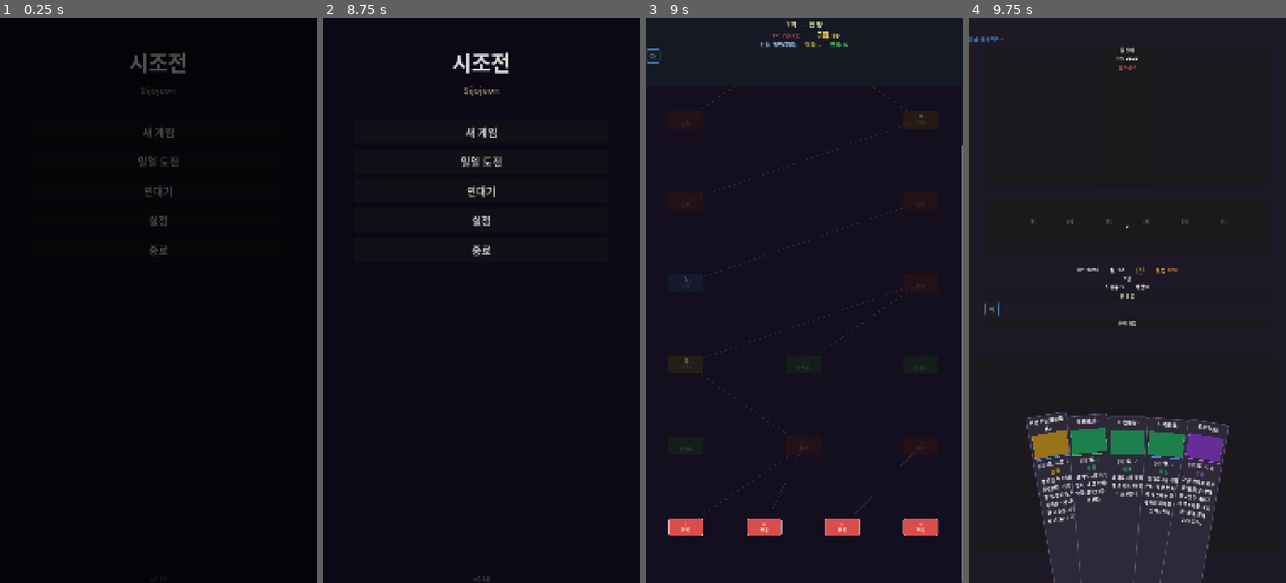
Above: before the commit, frames 1-4 (left to right).
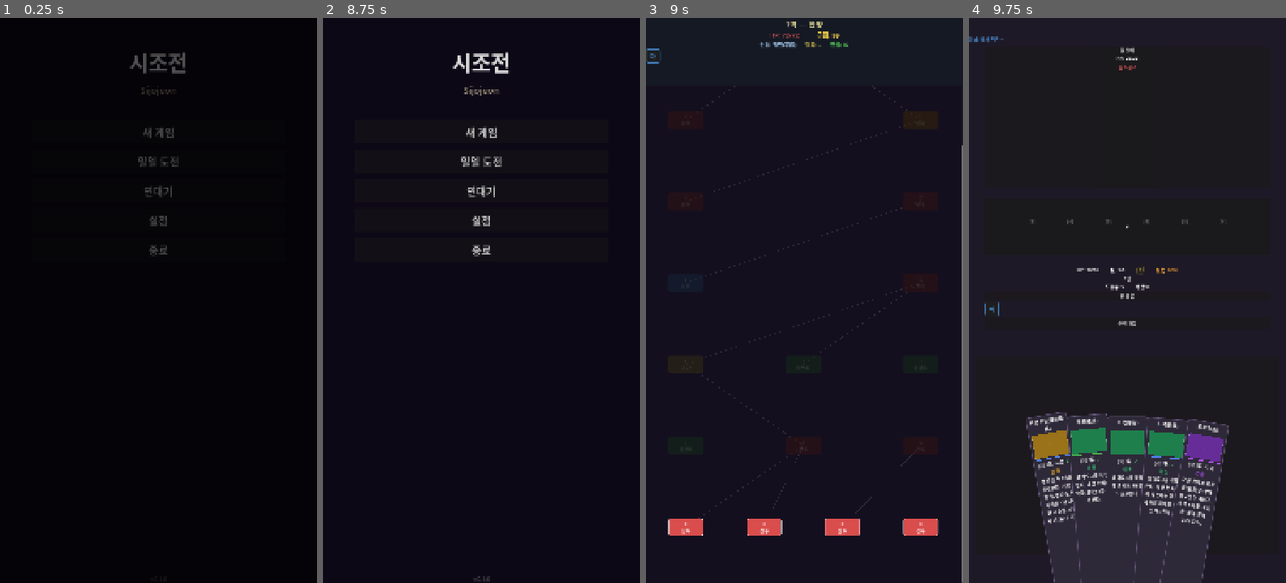
Above: after the commit, the same moments.

Repository: dongmin1213/Sijojeon
Game: Godot game, scene res://scenes/title/title_screen.tscn
Two runs of this game, one before a commit and one after it. Both use one fixed random seed, a clock stepped at 60 frames per second and the inputs below.
Inputs (mouse positions are in pixels of both pictures, inside the frame that each line leads up to):
- Up to frame 1 (0.25 s): no input
- Up to frame 2 (8.75 s): click "새 게임" at 0.5 s; click "튜토리얼 시작" at 1.25 s; click "▼" at 2 s; click "다음" at 2.75 s; click "다음" at 3.5 s; click "튜토리얼 건너뛰기" at 4.25 s; click "뒤로" at 5 s; click "새 게임" at 5.75 s; click "업적 (0/32)" at 6.5 s; click "닫기" at 7.25 s; click "뒤로" at 8 s
- Up to frame 3 (9 s): click "일일 도전" at 8.75 s
- Up to frame 4 (9.75 s): click (1010, 526) at 9.5 s, where only the run before the commit has a clickable "⚔ 전투"

Frames 1-2 are identical in both runs. In frame 3, 0.1% of the frame differs, in the area x 11-89%, y 17-92%; in frame 4, nothing differs.

Commit message:
지도 노드 이모지 아이콘을 ASCII 심볼로 대체 (ZER-179)
Android에서 이모지 폰트 미포함 시 'X'로 표시되는 문제 수정.
이모지(⚔💀🏪🔥👹📜) 대신 ASCII 심볼(X *?$+!#)로 교체하여
폰트 의존성 없이 모든 환경에서 렌더링 보장.

Co-Authored-By: Paperclip <noreply@paperclip.ing>

Diff:
--- a/scenes/map/run_map.gd
+++ b/scenes/map/run_map.gd
@@ -22,14 +22,15 @@
 	MapData.NodeType.GWAGEO: "과거",
 }
 
+## 이모지 대신 텍스트 심볼 사용 — Android에서 이모지 폰트 미포함 시 렌더링 실패 방지
 const NODE_ICONS := {
-	MapData.NodeType.BATTLE: "⚔",
-	MapData.NodeType.ELITE: "💀",
+	MapData.NodeType.BATTLE: "X",
+	MapData.NodeType.ELITE: "*",
 	MapData.NodeType.EVENT: "?",
-	MapData.NodeType.SHOP: "🏪",
-	MapData.NodeType.REST: "🔥",
-	MapData.NodeType.BOSS: "👹",
-	MapData.NodeType.GWAGEO: "📜",
+	MapData.NodeType.SHOP: "$",
+	MapData.NodeType.REST: "+",
+	MapData.NodeType.BOSS: "!",
+	MapData.NodeType.GWAGEO: "#",
 }
 
 ## 기준 뷰포트 너비 (1080 기반 비례 스케일링)
